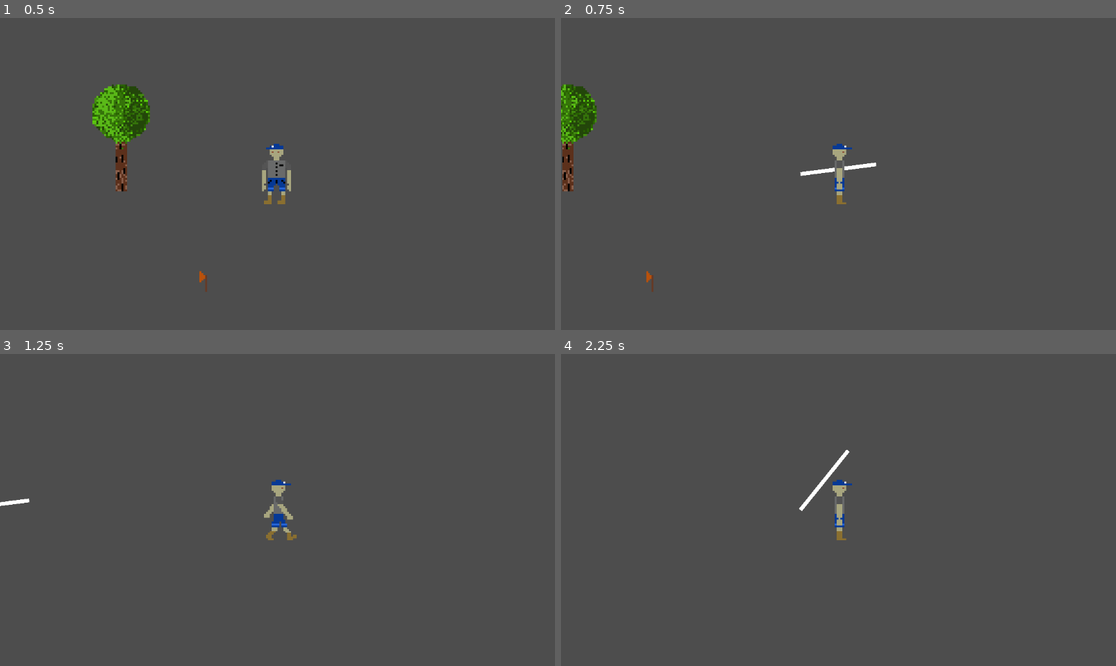
Above: before the commit, frames 1-4 (two rows, left to right).
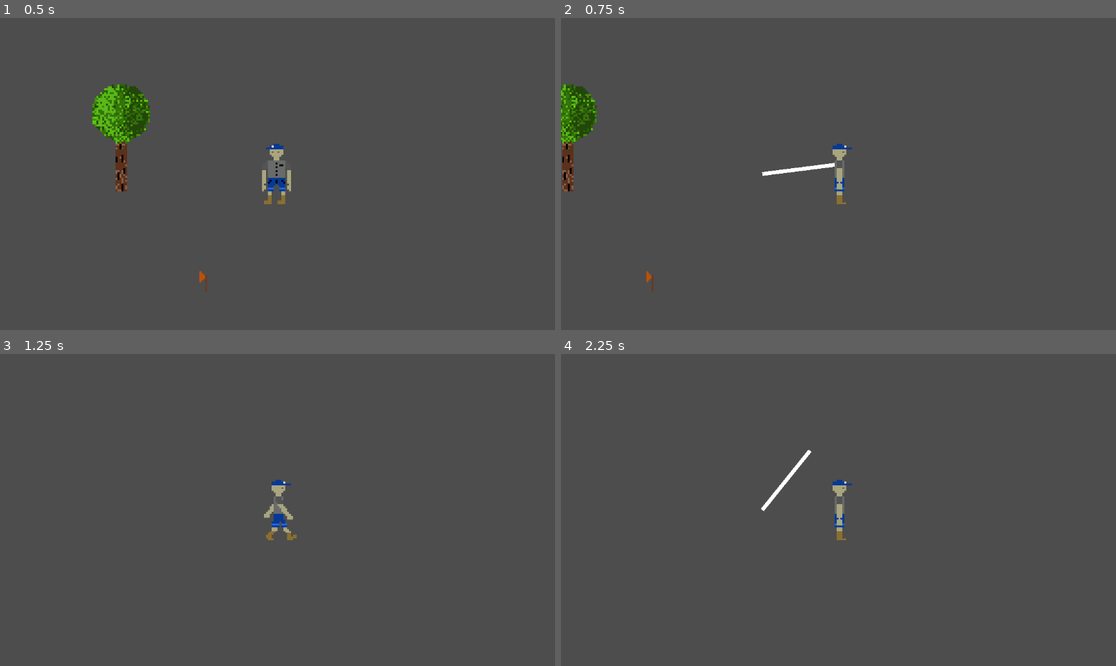
Above: after the commit, the same moments.

Repository: NathanFord68/TroubleInCognition
Game: Godot game, scene res://main.tscn
Two runs of this game, one before a commit and one after it. Both use one fixed random seed, a clock stepped at 60 frames per second and the inputs below.
Inputs (mouse positions are in pixels of both pictures, inside the frame that each line leads up to):
- Up to frame 1 (0.5 s): no input
- Up to frame 2 (0.75 s): tap Enter at 0.5 s; move the mouse to (960, 158) at 0.52 s; hold D (player_right) from 0.53 s (still down); tap E (player_interact) at 0.6 s; click (960, 158) at 0.67 s
- Up to frame 3 (1.25 s): keep holding D (player_right)
- Up to frame 4 (2.25 s): release D (player_right) at 1.25 s; drag from (727, 525) to (810, 572) at 1.27 s; move the mouse to (894, 441) at 2.02 s; hold D (player_right) from 2.03 s (still down); tap E (player_interact) at 2.1 s; click (894, 441) at 2.17 s

Frame 1 is identical in both runs. In frame 2, 0.3% of the frame differs, in the area x 36-57%, y 46-51%; in frame 3, less than 0.1%; in frame 4, 0.4%, in the area x 36-52%, y 30-51%.

Commit message:
Caught up to where we were before the refactor. Weapon can equip and attack tree

Diff:
--- a/assets/objects/hatchet.tscn
+++ b/assets/objects/hatchet.tscn
@@ -66,14 +66,139 @@
 "values": [0]
 }
 
+[sub_resource type="Animation" id="Animation_m6unt"]
+resource_name = "Walk-Toward"
+length = 2.0
+loop_mode = 1
+step = 0.25
+tracks/0/type = "value"
+tracks/0/imported = false
+tracks/0/enabled = true
+tracks/0/path = NodePath("Sprite/hatchet_base:frame")
+tracks/0/interp = 1
+tracks/0/loop_wrap = true
+tracks/0/keys = {
+"times": PackedFloat32Array(0, 0.25, 0.5, 0.75, 1, 1.25, 1.5, 1.75),
+"transitions": PackedFloat32Array(1, 1, 1, 1, 1, 1, 1, 1),
+"update": 1,
+"values": [2, 3, 4, 3, 2, 5, 6, 6]
+}
+tracks/1/type = "value"
+tracks/1/imported = false
+tracks/1/enabled = true
+tracks/1/path = NodePath("Sprite/hatchet_head:frame")
+tracks/1/interp = 1
+tracks/1/loop_wrap = true
+tracks/1/keys = {
+"times": PackedFloat32Array(0, 0.25, 0.5, 0.75, 1, 1.25, 1.5, 1.75),
+"transitions": PackedFloat32Array(1, 1, 1, 1, 1, 1, 1, 1),
+"update": 1,
+"values": [2, 3, 4, 3, 2, 5, 6, 5]
+}
+
+[sub_resource type="Animation" id="Animation_beau5"]
+resource_name = "Walk-Away"
+
+[sub_resource type="Animation" id="Animation_y2q1e"]
+resource_name = "Swing-Toward"
+length = 1.5
+step = 0.25
+tracks/0/type = "value"
+tracks/0/imported = false
+tracks/0/enabled = true
+tracks/0/path = NodePath("Sprite/hatchet_base:frame")
+tracks/0/interp = 1
+tracks/0/loop_wrap = true
+tracks/0/keys = {
+"times": PackedFloat32Array(0, 0.25, 0.5, 0.75, 1, 1.25),
+"transitions": PackedFloat32Array(1, 1, 1, 1, 1, 1),
+"update": 1,
+"values": [2, 7, 8, 9, 10, 11]
+}
+tracks/1/type = "value"
+tracks/1/imported = false
+tracks/1/enabled = true
+tracks/1/path = NodePath("Sprite/hatchet_head:frame")
+tracks/1/interp = 1
+tracks/1/loop_wrap = true
+tracks/1/keys = {
+"times": PackedFloat32Array(0, 0.25, 0.5, 0.75, 1, 1.25),
+"transitions": PackedFloat32Array(1, 1, 1, 1, 1, 1),
+"update": 1,
+"values": [2, 7, 8, 9, 10, 11]
+}
+
+[sub_resource type="Animation" id="Animation_ib78i"]
+resource_name = "Walk-Sideways"
+length = 2.0
+loop_mode = 1
+step = 0.25
+tracks/0/type = "value"
+tracks/0/imported = false
+tracks/0/enabled = true
+tracks/0/path = NodePath("Sprite/hatchet_base:frame")
+tracks/0/interp = 1
+tracks/0/loop_wrap = true
+tracks/0/keys = {
+"times": PackedFloat32Array(0, 0.25, 0.5, 0.75, 1, 1.25, 1.5, 1.75),
+"transitions": PackedFloat32Array(1, 1, 1, 1, 1, 1, 1, 1),
+"update": 1,
+"values": [12, 48, 13, 48, 12, 14, 15, 14]
+}
+tracks/1/type = "value"
+tracks/1/imported = false
+tracks/1/enabled = true
+tracks/1/path = NodePath("Sprite/hatchet_head:frame")
+tracks/1/interp = 1
+tracks/1/loop_wrap = true
+tracks/1/keys = {
+"times": PackedFloat32Array(0, 0.25, 0.5, 0.75, 1, 1.25, 1.5, 1.75),
+"transitions": PackedFloat32Array(1, 1, 1, 1, 1, 1, 1, 1),
+"update": 1,
+"values": [12, 13, 14, 13, 12, 15, 16, 15]
+}
+
 [sub_resource type="AnimationLibrary" id="AnimationLibrary_n7gl5"]
 _data = {
 "Idle": SubResource("Animation_ei4tq"),
-"RESET": SubResource("Animation_nsndc")
-}
+"RESET": SubResource("Animation_nsndc"),
+"Swing-Toward": SubResource("Animation_y2q1e"),
+"Walk-Away": SubResource("Animation_beau5"),
+"Walk-Sideways": SubResource("Animation_ib78i"),
+"Walk-Toward": SubResource("Animation_m6unt")
+}
+
+[sub_resource type="AnimationNodeAnimation" id="AnimationNodeAnimation_haw6f"]
+animation = &"Idle"
+
+[sub_resource type="AnimationNodeAnimation" id="AnimationNodeAnimation_wovqv"]
+animation = &"Walk-Away"
+
+[sub_resource type="AnimationNodeAnimation" id="AnimationNodeAnimation_jaklp"]
+animation = &"Walk-Sideways"
+
+[sub_resource type="AnimationNodeAnimation" id="AnimationNodeAnimation_3b2pt"]
+animation = &"Walk-Toward"
+
+[sub_resource type="AnimationNodeStateMachine" id="AnimationNodeStateMachine_yej1b"]
+states/Idle/node = SubResource("AnimationNodeAnimation_haw6f")
+states/Idle/position = Vector2(359, 59)
+states/Walk-Away/node = SubResource("AnimationNodeAnimation_wovqv")
+states/Walk-Away/position = Vector2(390, 132)
+states/Walk-Sideways/node = SubResource("AnimationNodeAnimation_jaklp")
+states/Walk-Sideways/position = Vector2(484, 189)
+states/Walk-Toward/node = SubResource("AnimationNodeAnimation_3b2pt")
+states/Walk-Toward/position = Vector2(668, 143)
+graph_offset = Vector2(-108, -5)
+
+[sub_resource type="AnimationNodeBlendTree" id="AnimationNodeBlendTree_we7oh"]
+graph_offset = Vector2(-311, 16)
+nodes/locomotion/node = SubResource("AnimationNodeStateMachine_yej1b")
+nodes/locomotion/position = Vector2(0, 140)
+node_connections = [&"output", 0, &"locomotion"]
 
 [node name="hatchet" type="StaticBody2D" node_paths=PackedStringArray("engine_info", "attributes") groups=["Interact"]]
-collision_layer = 3
+collision_layer = 2
 script = ExtResource("1_kjlfq")
 weapon_reach = 40.0
 can_action_with = ["Harvest", "Melee"]
@@ -119,3 +244,11 @@
 libraries = {
 "": SubResource("AnimationLibrary_n7gl5")
 }
+
+[node name="AnimationTree" type="AnimationTree" parent="."]
+active = false
+libraries = {
+"": SubResource("AnimationLibrary_n7gl5")
+}
+tree_root = SubResource("AnimationNodeBlendTree_we7oh")
+anim_player = NodePath("../AnimationPlayer")
--- a/scripts/controller.gd
+++ b/scripts/controller.gd
@@ -46,22 +46,42 @@
 	# Add velocity and play animations
 	if v.x > 0: # Player walking Right
 		(animation_tree.get("parameters/locomotion/playback") as AnimationNodeStateMachinePlayback).travel("Walk-Sideways")
+		__animate_equipment_locomotion("Walk-Sideways")
 		flip_sprites(false)
 	if v.x < 0: # Player Walking left
 		(animation_tree.get("parameters/locomotion/playback") as AnimationNodeStateMachinePlayback).travel("Walk-Sideways")
+		__animate_equipment_locomotion("Walk-Sideways")
 		flip_sprites()
 	if v.y > 0: # Player Walk Toward player
 		(animation_tree.get("parameters/locomotion/playback") as AnimationNodeStateMachinePlayback).travel("Walk-Toward")
+		__animate_equipment_locomotion("Walk-Toward")
 		flip_sprites()
 	if v.y < 0: # Player Walk away from player
 		(animation_tree.get("parameters/locomotion/playback") as AnimationNodeStateMachinePlayback).travel("Walk-Away")
+		__animate_equipment_locomotion("Walk-Away")
 	if v == Vector2(): # Default to idle
 		(animation_tree.get("parameters/locomotion/playback") as AnimationNodeStateMachinePlayback).travel("Idle")
+		__animate_equipment_locomotion("Idle")
 		flip_sprites()
 
 	$"..".velocity = v
+
+func __animate_equipment_locomotion(param: String):
+	if ($"../Equipment" as Node2D).get_child_count() == 0:
+		return
+	for equipment: StaticBody2D in $"../Equipment".get_children():
+		(( equipment.get_node("AnimationTree")
+			as AnimationTree).get("parameters/locomotion/playback")
+				as AnimationNodeStateMachinePlayback ).travel(param)
 
 ## Flips the sprites for the animations
 func flip_sprites(default: bool = true):
 	for sprite: Sprite2D in $"../Sprite".get_children():
 		sprite.flip_h = !default
+
+	if ($"../Equipment" as Node2D).get_child_count() == 0:
+		return
+
+	for equipment: StaticBody2D in $"../Equipment".get_children():
+		for sprite : Sprite2D in equipment.get_node("Sprite").get_children():
+			sprite.flip_h = !default
--- a/scripts/harvest_node.gd
+++ b/scripts/harvest_node.gd
@@ -13,7 +13,18 @@
 
 ## Processes the action of this object
 func action(caller: Node) -> void:
-	print(caller)
+	# Get the weapon that's hitting us
+	var weapon :=  caller.get_node("Equipment/%s" % Enums.ITEM_TYPE.PRIMARY) as Weapon
+
+	# Deal the necessary damage
+	attributes.health -= weapon.damage
+
+
+	if attributes.health <= 0:
+		# Drop based off drop table TODO
+
+		# Queue free if we're dead
+		queue_free()
 
 ## Processes the interact of this object
 func interact(caller: Node) -> void:
--- a/scripts/inventory_manager.gd
+++ b/scripts/inventory_manager.gd
@@ -25,8 +25,11 @@
 func inventory_to_equipment(t: Enums.ITEM_TYPE, item: ItemBase):
 	item.name = str(t)
 	item.get_node("AnimationTree").active = true
-	item.get_node("WorldGen").visible = false
-	item.get_node("PlayerGen").visible = true
+	for s : Sprite2D in item.get_node("Sprite").get_children():
+		if "icon" in s.name:
+			s.visible = false
+			continue
+		s.visible = true
 	$"../Equipment".add_child(item)
 
 
--- a/scripts/player.gd
+++ b/scripts/player.gd
@@ -21,7 +21,7 @@
 
 func _input(event) -> void:
 	if event is InputEventMouseButton and event.button_index == 1 and event.pressed:
-		$Controller.handle_action(get_target(attributes.base_reach))
+		__handle_primary_mouse_pressed()
 
 func _physics_process(delta) -> void:
 	if not can_physics_process():
@@ -98,3 +98,14 @@
 		return hit[0].collider
 
 	return null
+
+func __get_weapon_reach() -> float:
+	if is_instance_valid($Equipment.get_node(str(Enums.ITEM_TYPE.PRIMARY))):
+		return ($Equipment.get_node(str(Enums.ITEM_TYPE.PRIMARY)) as Weapon).weapon_reach
+	return -1
+
+func __handle_primary_mouse_pressed() -> void:
+	var reach = __get_weapon_reach()
+	if reach == -1:
+		return
+	$Controller.handle_action(get_target(reach))
Binary file changed: Sprites.aseprite
Not shown: 1 places in assets/objects/hatchet.tscn that only renumber resources
